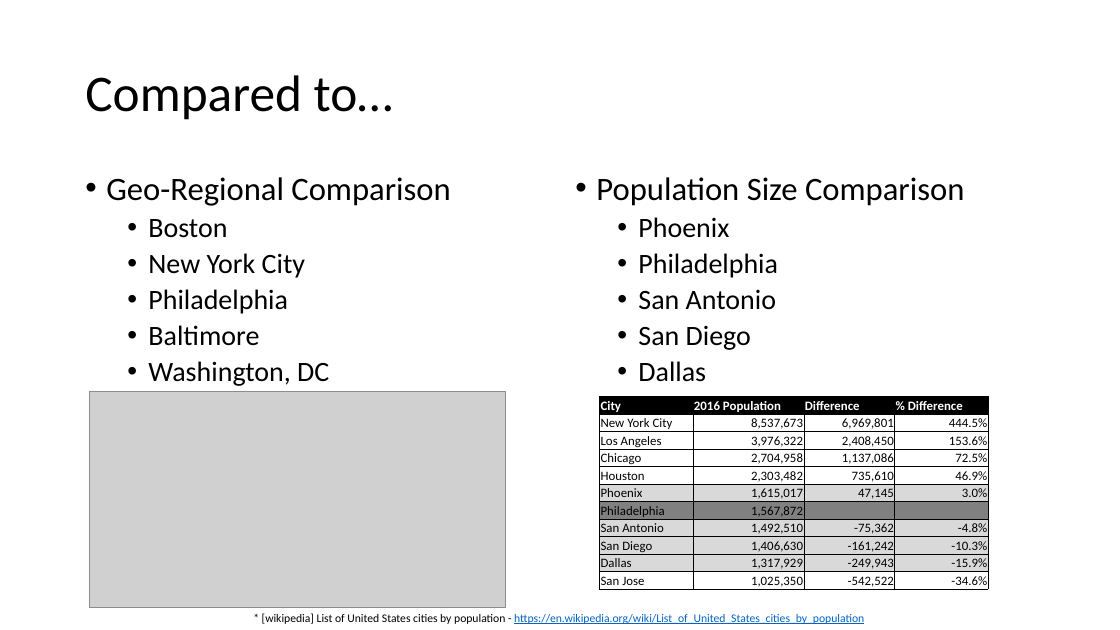
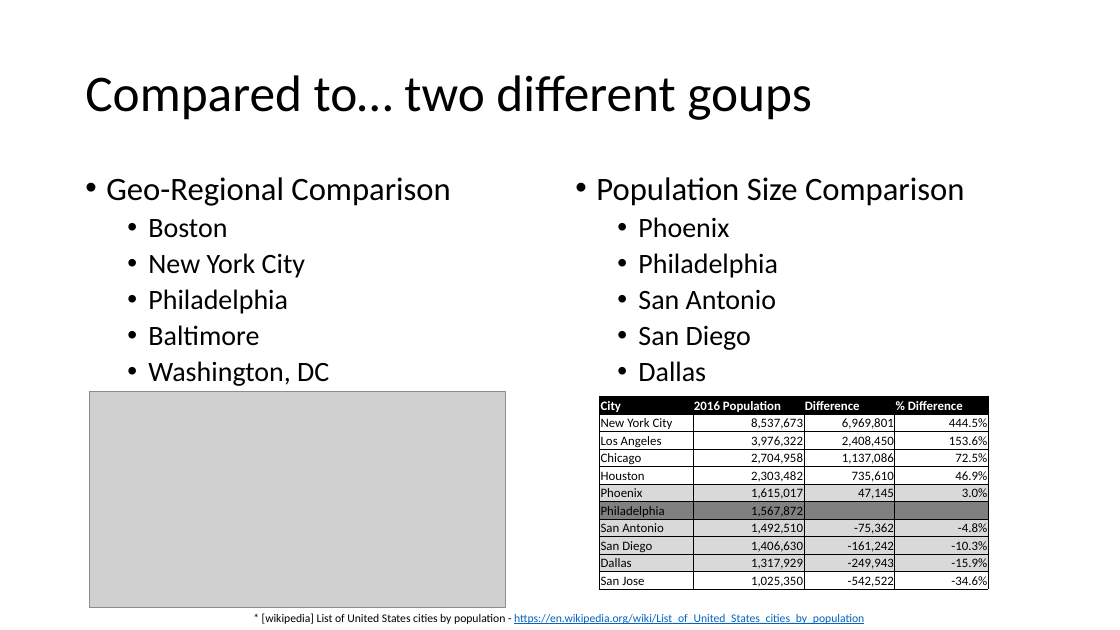
Before and after one commit to muftring/iu-datavis, a slide deck: slide 6 of project/mid-term-presentation.pptx. Drawn at 1120x630 pixels with LibreOffice and Linux fonts; fonts in the diff are those of the drawing; grey boxes stand for pictures. Boxes give left, top, right and bottom in pixels: in the first picture for what was removed or moved away, otherwise in the second. Text is boxed around its words. In the diff, an @@ line names an element or a change of style, - is before the commit and + after.

```diff
--- a/project/mid-term-presentation.pptx
+++ b/project/mid-term-presentation.pptx
@@ title at (85, 75, 812, 120): text changed @@
-Compared to…
+Compared to… two different goups
```
Also in this commit, not shown: 6 other slides changed.
